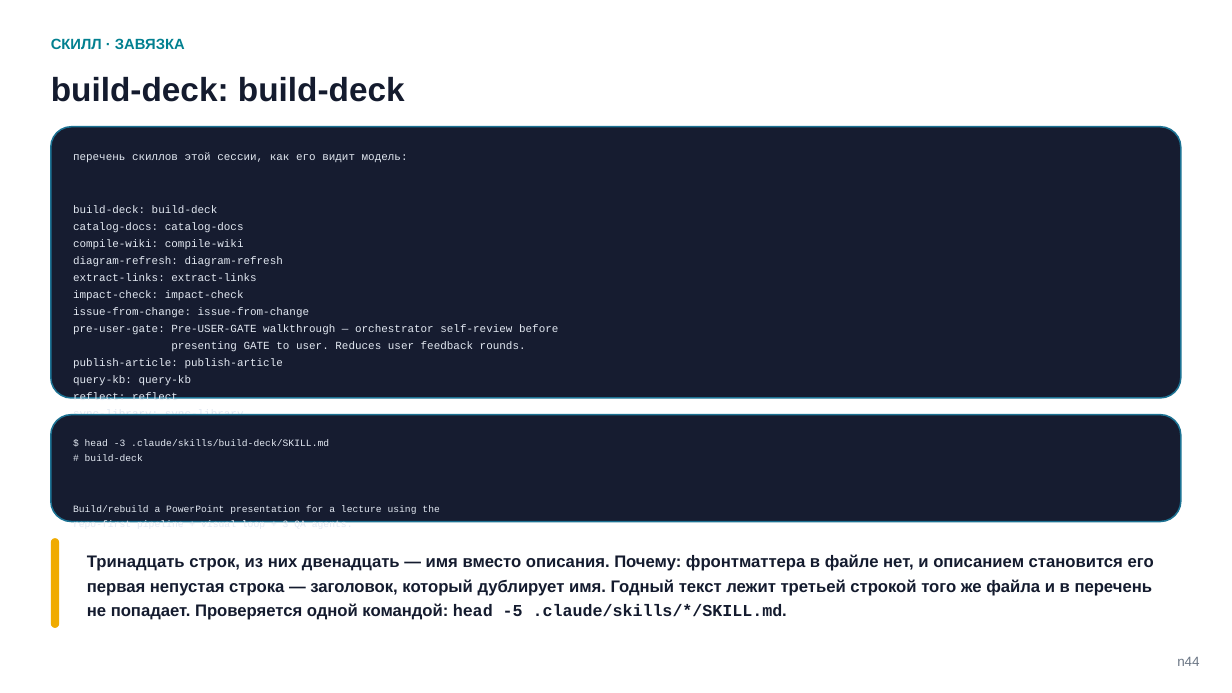
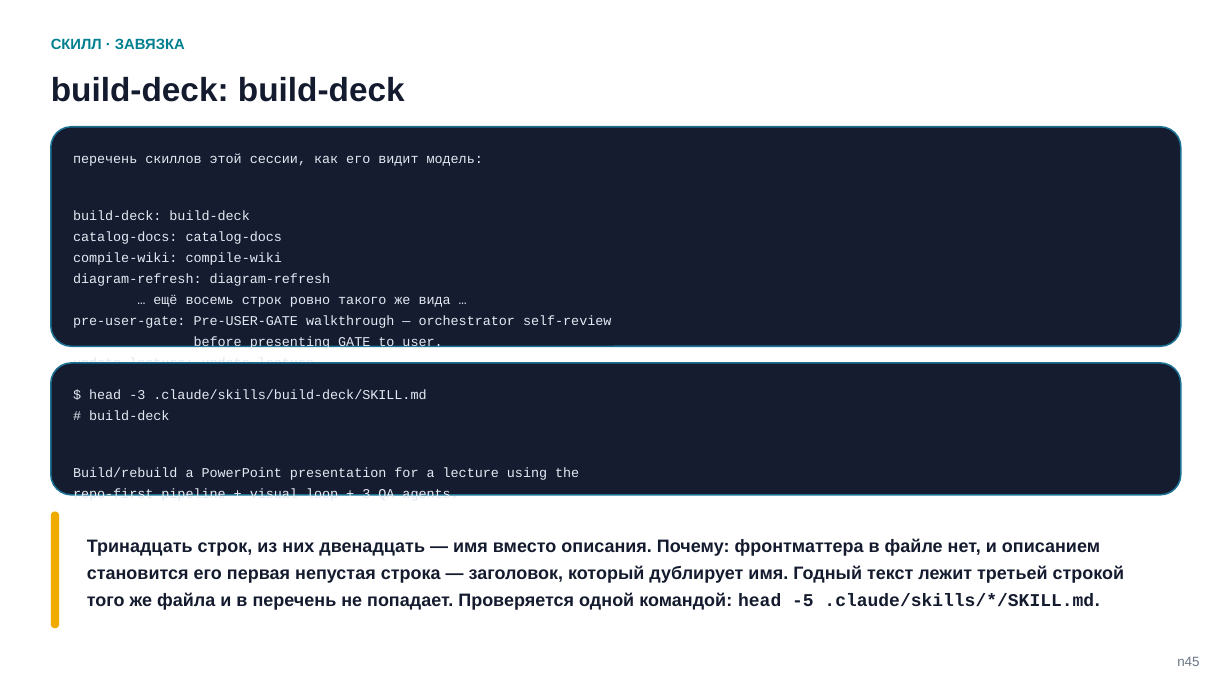
Before and after one commit to tellina-study/AI-usage-lessons, a slide deck: slide 45 of library/seminars/sem-05/rendered/sem-05-n.pptx (slide 44 before the commit). Drawn at 1232x693 pixels with LibreOffice and Linux fonts; fonts in the diff are those of the drawing. Boxes give left, top, right and bottom in pixels: in the first picture for what was removed or moved away, otherwise in the second. Text is boxed around its words. In the diff, an @@ line names an element or a change of style, - is before the commit and + after.

Commit message:
Внешний кейс про готовый чужой скилл влит, итоговая нумерация 1-65 сведена, схемы удалённых сцен убраны из реестра #211

```diff
--- a/library/seminars/sem-05/rendered/sem-05-n.pptx
+++ b/library/seminars/sem-05/rendered/sem-05-n.pptx
@@ rounded rectangle: place and size @@
-rounded rectangle at [51, 127, 1181, 398]
+rounded rectangle at [51, 127, 1181, 347]
@@ rounded rectangle at [51, 127, 1181, 347]: proportions changed @@
@@ text at [73, 153, 483, 363]: size 8.5 to 10.5 pt in "перечень скиллов этой сессии, как его видит ...", "build-deck: build-deck", "catalog-docs: catalog-docs", "compile-wiki: compile-wiki" and 2 more places @@
@@ text at [73, 295, 611, 350]: text changed; size 8.5 to 10.5 pt @@
-extract-links: extract-links
-impact-check: impact-check
-issue-from-change: issue-from-change
-pre-user-gate: Pre-USER-GATE walkthrough — orchestrator self-review before
-presenting GATE to user. Reduces user feedback rounds.
-publish-article: publish-article
-query-kb: query-kb
-reflect: reflect
-sync-library: sync-library
+… ещё восемь строк ровно такого же вида …
+pre-user-gate: Pre-USER-GATE walkthrough — orchestrator self-review
+before presenting GATE to user.
@@ rounded rectangle at [51, 363, 1181, 495]: proportions changed @@
@@ rounded rectangle: place and size @@
-rounded rectangle at [51, 415, 1181, 522]
+rounded rectangle at [51, 363, 1181, 495]
@@ text "$ head -3 .claude/skills/build-deck/SKILL.md": place and size @@
-text "$ head -3 .claude/skills/build-deck/SKILL.md" at [73, 439, 439, 523]
+text "$ head -3 .claude/skills/build-deck/SKILL.md" at [73, 389, 579, 502]
@@ text "$ head -3 .claude/skills/build-deck/SKILL.md" at [73, 389, 579, 502]: size 7.5 to 10.5 pt @@
@@ rounded rectangle: place and size @@
-rounded rectangle at [51, 538, 59, 628]
+rounded rectangle at [51, 512, 59, 628]
@@ text "Тринадцать строк, из них двенадцать ...": place and size @@
-text "Тринадцать строк, из них двенадцать ..." at [87, 554, 1154, 620]
+text "Тринадцать строк, из них двенадцать ..." at [87, 539, 1125, 610]
@@ text "Тринадцать строк, из них двенадцать ..." at [87, 539, 1125, 610]: size 13 to 14 pt @@
@@ text at [1177, 657, 1199, 666]: text changed @@
-n44
+n45
```
Also in this commit, not shown: 20 other slides changed, 13 slides added, 10 slides removed, 56 other files.
